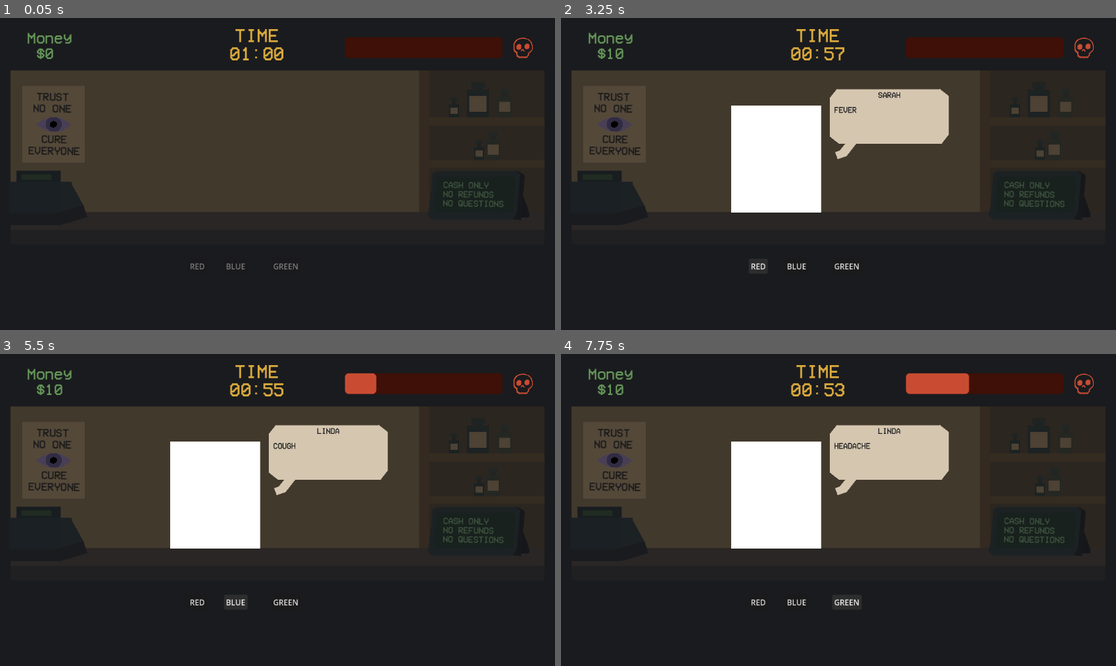
Above: before the commit, frames 1-4 (two rows, left to right).
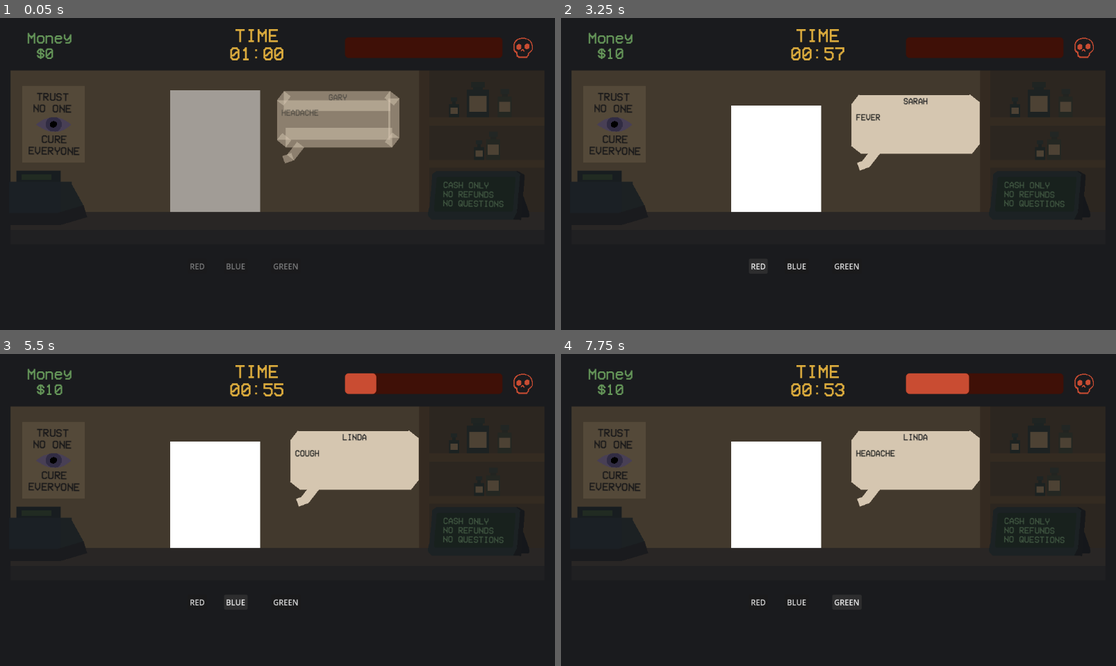
Above: after the commit, the same moments.

Repository: etper/running-a-shop
Game: Godot game, scene res://main.tscn
Same seed, same stepped clock (60 frames per second), same inputs: the game is played once before the commit and once after it.
Inputs:
- Up to frame 1 (0.05 s): no input
- Up to frame 2 (3.25 s): tap Enter at 0.5, 2.75 s; click "RED" at 1.25 s; tap Space at 2 s
- Up to frame 3 (5.5 s): click "BLUE" at 3.5 s; tap Space at 4.25 s; tap Enter at 5 s
- Up to frame 4 (7.75 s): click "GREEN" at 5.75 s; tap Space at 6.5 s

The runs differ from the first frame. In frame 1, 10% of the frame differs, in the area x 30-72%, y 23-63%; in frame 2, 3.0%; in frame 3, 3.0%; in frame 4, 3.1%.

Commit message:
more animations

Diff:
--- a/main.gd
+++ b/main.gd
@@ -6,6 +6,9 @@
 @onready var money_label = $MoneyLabel
 @onready var suspicion_bar = $SuspicionBar
 @onready var timer_label = $TimerLabel
+
+@export var customer_hidden_position := Vector2(0, 500)
+@export var customer_visible_position := Vector2(0, 0)
 
 var suspicion_bar_original_pos = Vector2.ZERO
 
@@ -269,15 +272,60 @@
 	can_input = false
 	set_buttons_enabled(false)
 
-	$Art/SpeechBubble/CustomerPanel.visible = false
-	$Art/SpeechBubble.visible = false
-	$Art/Customer.visible = false
+	var bubble = $Art/SpeechBubble
+	var panel = $Art/SpeechBubble/CustomerPanel
+	var customer = $Art/Customer
+
+	var tween = create_tween()
+	tween.set_parallel(true)
+
+	# customer slide out
+	tween.tween_property(
+		customer,
+		"position",
+		customer_hidden_position,
+		0.20
+	).set_trans(Tween.TRANS_BACK).set_ease(Tween.EASE_IN)
+
+	tween.tween_property(
+		customer,
+		"modulate:a",
+		0.0,
+		0.10
+	)
+
+	# bubble hide
+	tween.tween_property(
+		bubble,
+		"scale",
+		Vector2(0.7, 0.7),
+		0.12
+	).set_trans(Tween.TRANS_BACK).set_ease(Tween.EASE_IN)
+
+	tween.tween_property(
+		bubble,
+		"modulate:a",
+		0.0,
+		0.10
+	)
+
+	await tween.finished
+
+	panel.visible = false
+	bubble.visible = false
+	customer.visible = false
 
 func show_customer():
+
+	var bubble = $Art/SpeechBubble
+	var customer = $Art/Customer
+
 	$Art/SpeechBubble/CustomerPanel.visible = true
-	$Art/Customer.visible = true
-
-	var bubble = $Art/SpeechBubble
+	customer.visible = true
+
+	# start state
+	customer.position = customer_hidden_position
+	customer.modulate.a = 0.0
 
 	bubble.visible = true
 	bubble.scale = Vector2(0.7, 0.7)
@@ -286,6 +334,22 @@
 	var tween = create_tween()
 	tween.set_parallel(true)
 
+	# customer slide in
+	tween.tween_property(
+		customer,
+		"position",
+		customer_visible_position,
+		0.25
+	).set_trans(Tween.TRANS_BACK).set_ease(Tween.EASE_OUT)
+
+	tween.tween_property(
+		customer,
+		"modulate:a",
+		1.0,
+		0.18
+	)
+
+	# bubble animation
 	tween.tween_property(
 		bubble,
 		"scale",
--- a/main.tscn
+++ b/main.tscn
@@ -216,6 +216,14 @@
 offset_right = 1035.0
 offset_bottom = 284.0
 color = Color(0.3019608, 0.25882354, 0.20392157, 1)
+
+[node name="Customer" type="Node2D" parent="Art" unique_id=181627627]
+
+[node name="ColorRect" type="ColorRect" parent="Art/Customer" unique_id=1014460023]
+offset_left = 353.0
+offset_top = 182.0
+offset_right = 540.0
+offset_bottom = 437.0
 
 [node name="Borders" type="Node2D" parent="Art" unique_id=1555054117]
 
@@ -1715,14 +1723,6 @@
 rotation = 3.0119748
 color = Color(0.7882353, 0.29803923, 0.19607843, 1)
 
-[node name="Customer" type="Node2D" parent="Art" unique_id=181627627]
-
-[node name="ColorRect" type="ColorRect" parent="Art/Customer" unique_id=1014460023]
-offset_left = 353.0
-offset_top = 182.0
-offset_right = 540.0
-offset_bottom = 404.0
-
 [node name="Timer" type="Timer" parent="." unique_id=479170890]
 autostart = true
 
